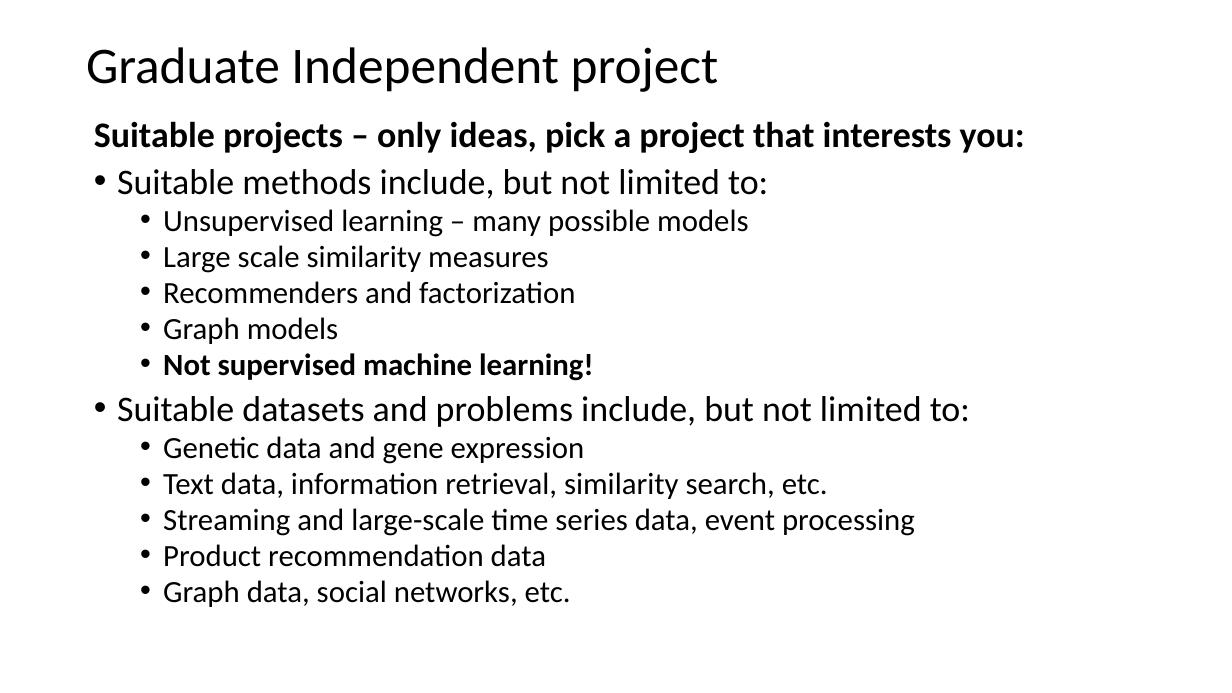
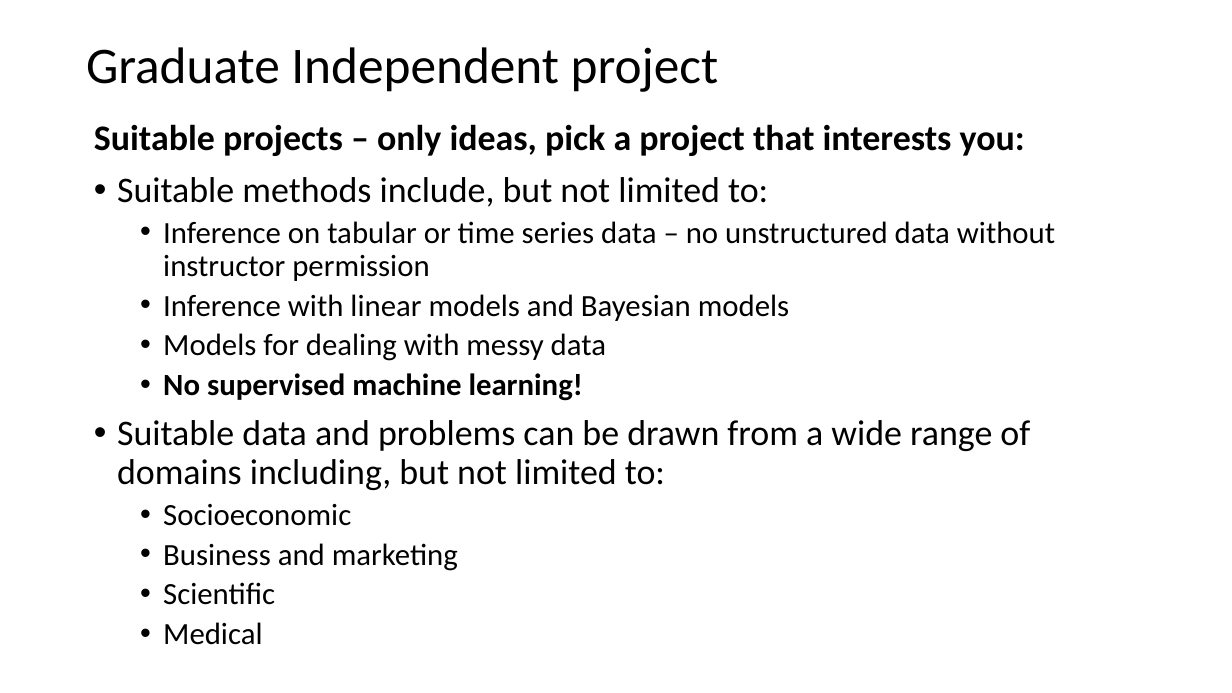
Before and after one commit to StephenElston/CSCI-E-83, a slide deck: slide 4 of SupplementaryMaterials/GraduateIndependentProject.pptx (slide 6 before the commit). Drawn at 1232x693 pixels with LibreOffice and Linux fonts; fonts in the diff are those of the drawing. Boxes give left, top, right and bottom in pixels: in the first picture for what was removed or moved away, otherwise in the second. Text is boxed around its words. In the diff, an @@ line names an element or a change of style, - is before the commit and + after.

Commit message:
Updates and correction to graudate project slides

```diff
--- a/SupplementaryMaterials/GraduateIndependentProject.pptx
+++ b/SupplementaryMaterials/GraduateIndependentProject.pptx
@@ text at (x1=94, y1=124, x2=1025, y2=207): line spacing 0.8 to 0.9 @@
@@ text at (x1=117, y1=221, x2=1055, y2=645): text changed @@
-  • Unsupervised learning – many possible models
-  • Large scale similarity measures
-  • Recommenders and factorization
-  • Graph models
-  • Not supervised machine learning!
-• Suitable datasets and problems include, but not limited to:
-  • Genetic data and gene expression
-  • Text data, information retrieval, similarity search, etc.
-  • Streaming and large-scale time series data, event processing
-  • Product recommendation data
-  • Graph data, social networks, etc.
+  • Inference on tabular or time series data – no unstructured data without instructor permission
+  • Inference with linear models and Bayesian models
+  • Models for dealing with messy data
+  • No supervised machine learning!
+• Suitable data and problems can be drawn from a wide range of domains including, but not limited to:
+  • Socioeconomic
+  • Business and marketing
+  • Scientific
+  • Medical
```
Also in this commit, not shown: 5 other slides changed.
